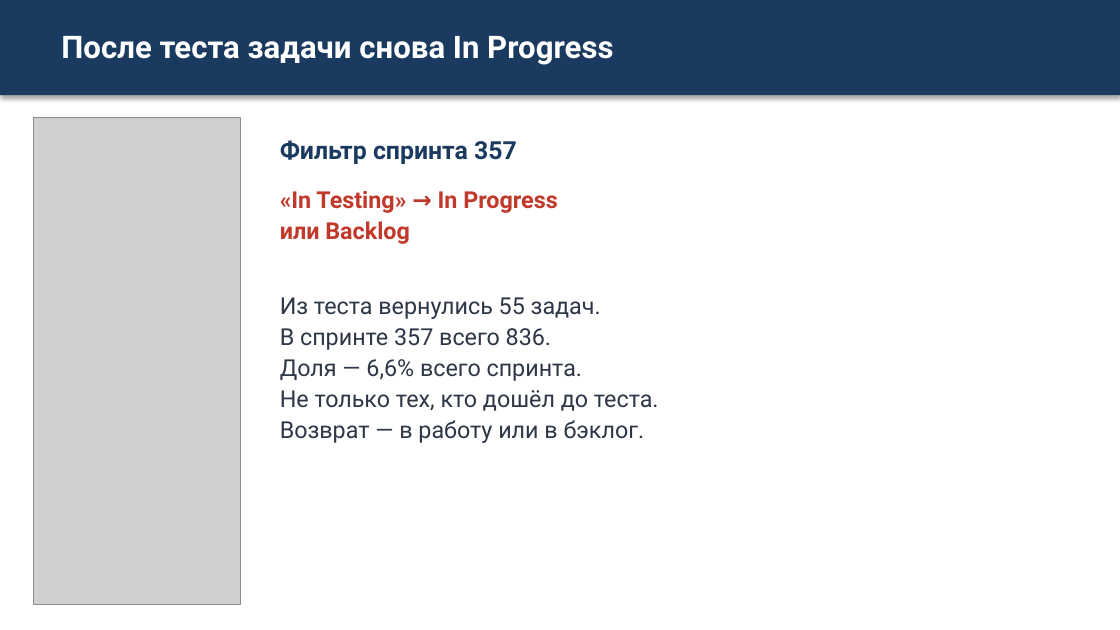
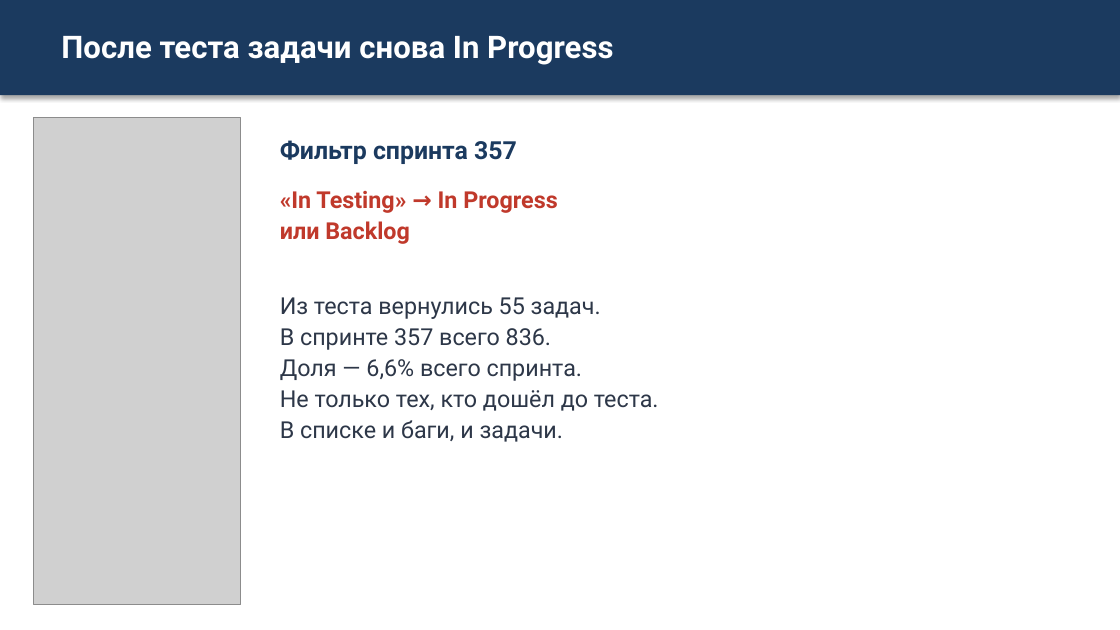
Before and after one commit to camelot270/otus_work, a slide deck: slide 9 of docs/Zashita_proekta_Skvoznoe_planirovanie.pptx. Drawn at 1120x630 pixels with LibreOffice and Linux fonts; fonts in the diff are those of the drawing; grey boxes stand for pictures. Boxes give left, top, right and bottom in pixels: in the first picture for what was removed or moved away, otherwise in the second. Text is boxed around its words. In the diff, an @@ line names an element or a change of style, - is before the commit and + after.

```diff
--- a/docs/Zashita_proekta_Skvoznoe_planirovanie.pptx
+++ b/docs/Zashita_proekta_Skvoznoe_planirovanie.pptx
@@ text at [280,420,563,442]: text changed @@
-Возврат — в работу или в бэклог.
+В списке и баги, и задачи.
```
Also in this commit, not shown: 3 other slides changed, 2 slides added, 1 other file.
